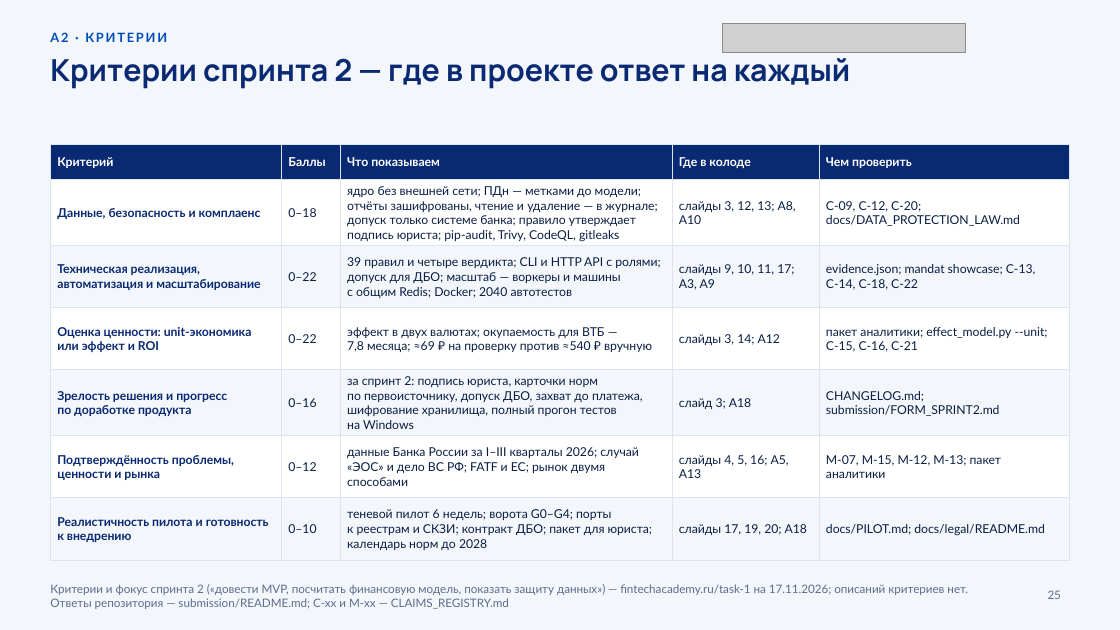
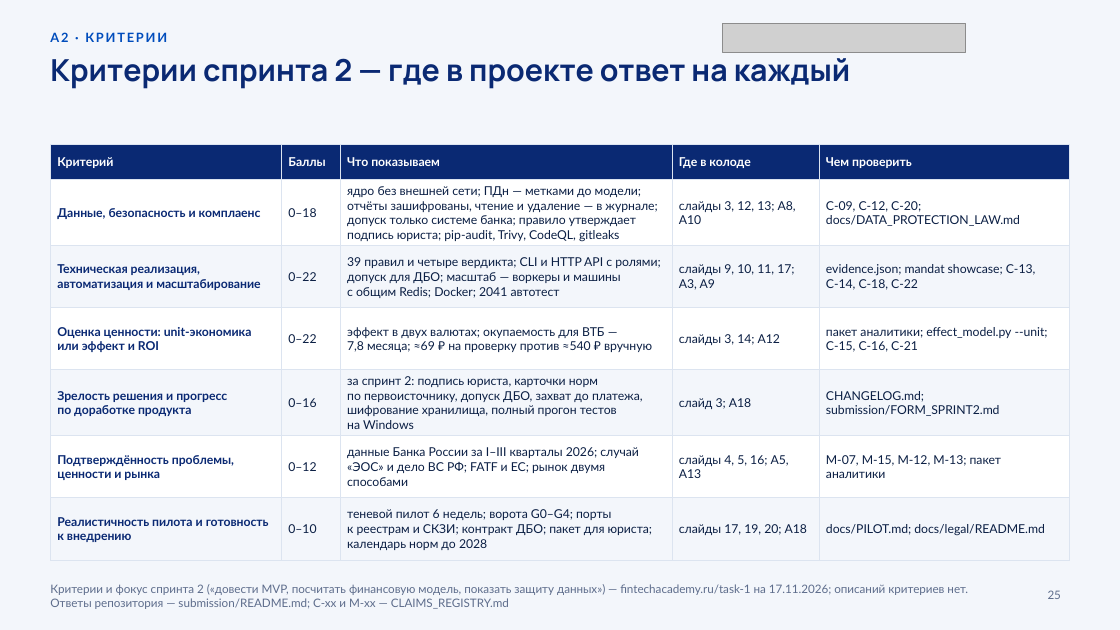
Before and after one commit to KonkovDV/Mandat, a slide deck: slide 25 of submission/slides/Mandat_VTB.pptx. Drawn at 1120x630 pixels with LibreOffice and Linux fonts; fonts in the diff are those of the drawing; grey boxes stand for pictures; background and template pictures are left out. Boxes give left, top, right and bottom in pixels: in the first picture for what was removed or moved away, otherwise in the second. Text is boxed around its words. In the diff, an @@ line names an element or a change of style, - is before the commit and + after.

```diff
--- a/submission/slides/Mandat_VTB.pptx
+++ b/submission/slides/Mandat_VTB.pptx
@@ table at [50,145,1070,554] @@
-row 3, column 3: 39 правил и четыре вердикта; CLI и HTTP API с ролями; допуск для ДБО; масштаб — воркеры и машины с общим Redis; Docker; 2040 автотестов
+row 3, column 3: 39 правил и четыре вердикта; CLI и HTTP API с ролями; допуск для ДБО; масштаб — воркеры и машины с общим Redis; Docker; 2041 автотест
```
Also in this commit, not shown: 7 other slides changed, 32 other files.
